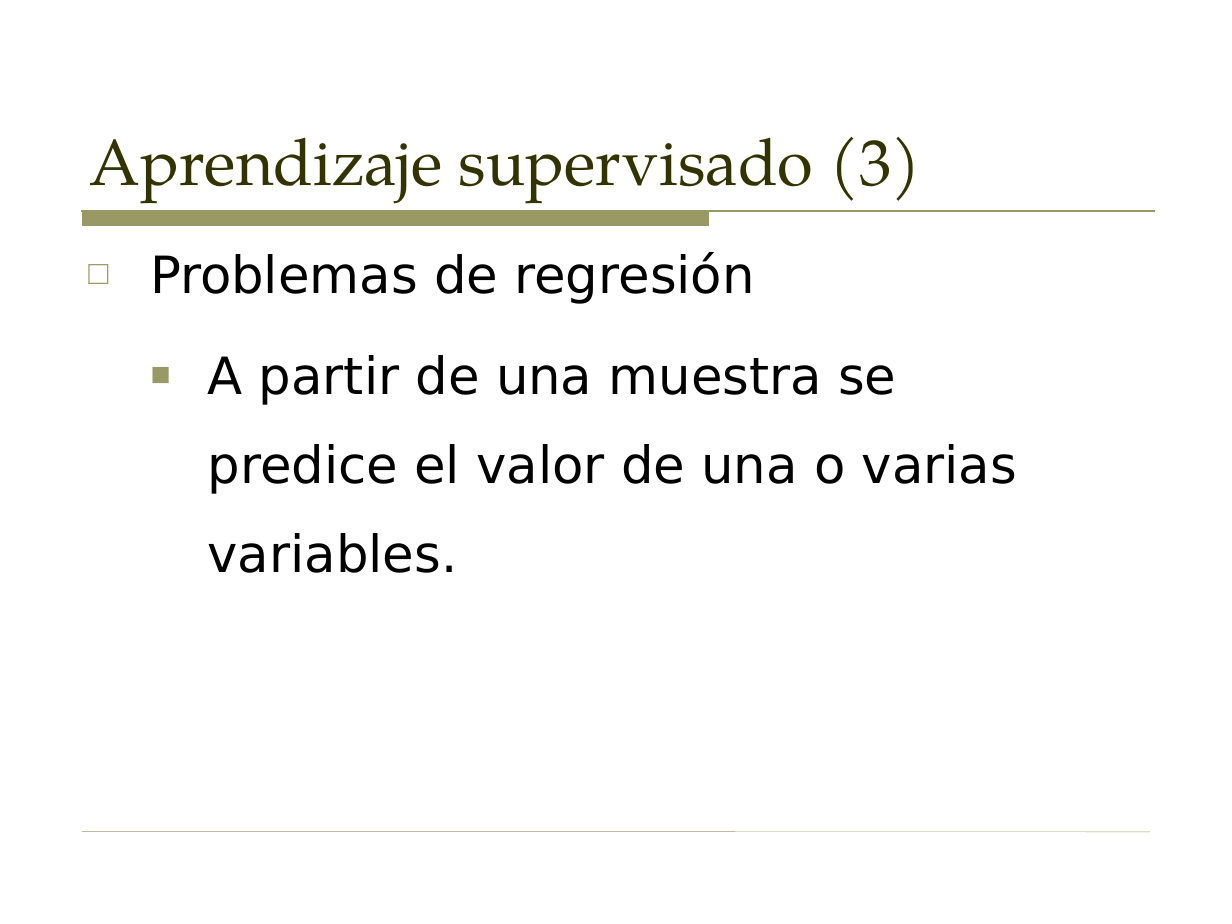
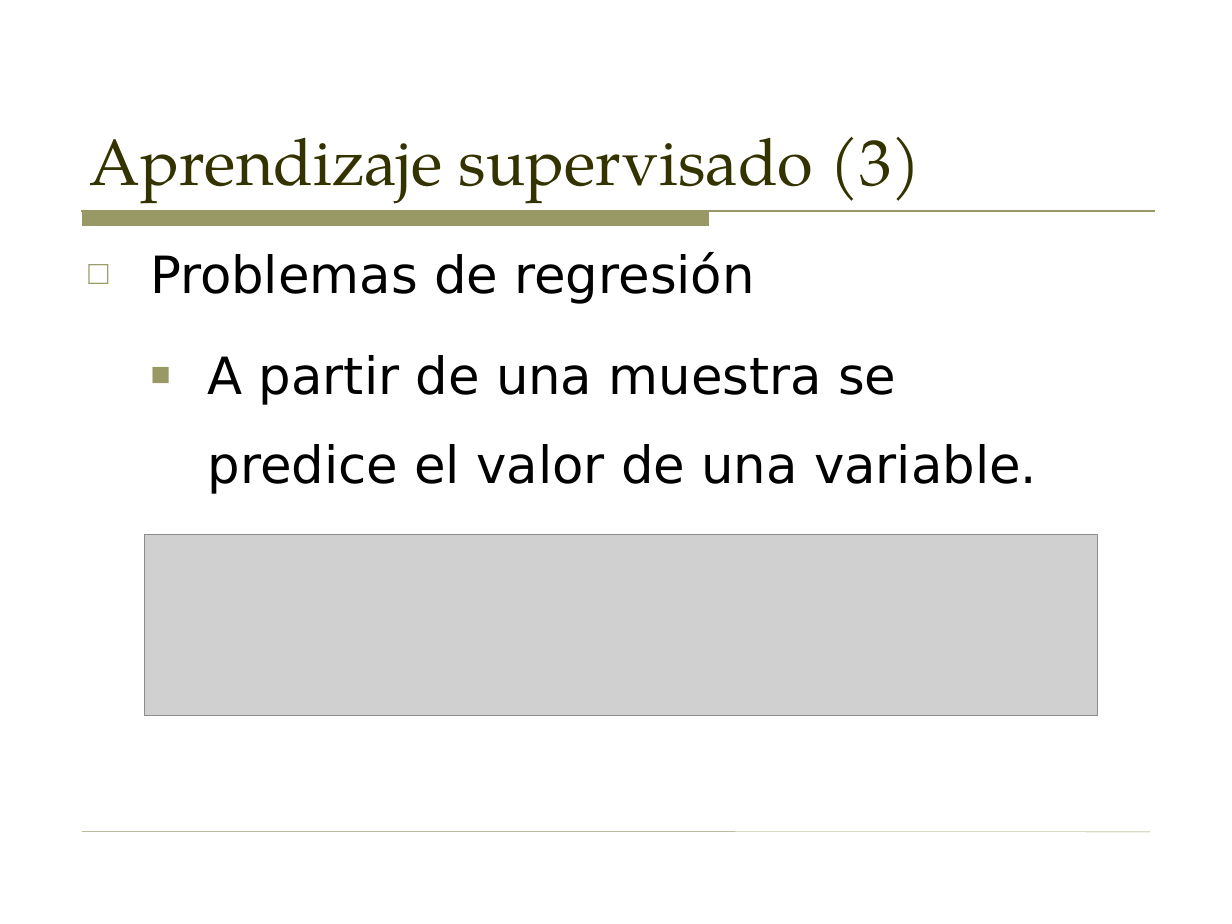
Before and after one commit to sergarb1/TallerAprendizajeAutomaticoPython, a slide deck: slide 16 of Taller - Introduccion al aprendizaje automatico (Supervisado y no supervisado).odp. Drawn at 1232x924 pixels with LibreOffice and Linux fonts; fonts in the diff are those of the drawing; grey boxes stand for pictures. Boxes give left, top, right and bottom in pixels: in the first picture for what was removed or moved away, otherwise in the second. Text is boxed around its words. In the diff, an @@ line names an element or a change of style, - is before the commit and + after.

```diff
--- a/Taller - Introduccion al aprendizaje automatico (Supervisado y no supervisado).odp
+++ b/Taller - Introduccion al aprendizaje automatico (Supervisado y no supervisado).odp
@@ text at <box>208,355,1037,494</box>: text changed @@
-  ■ A partir de una muestra se predice el valor de una o varias variables.
+  ■ A partir de una muestra se predice el valor de una variable.
@@ picture added at <box>144,535,1098,716</box> @@
```
Also in this commit, not shown: 7 other slides changed, 2 slides added, 1 other file.
